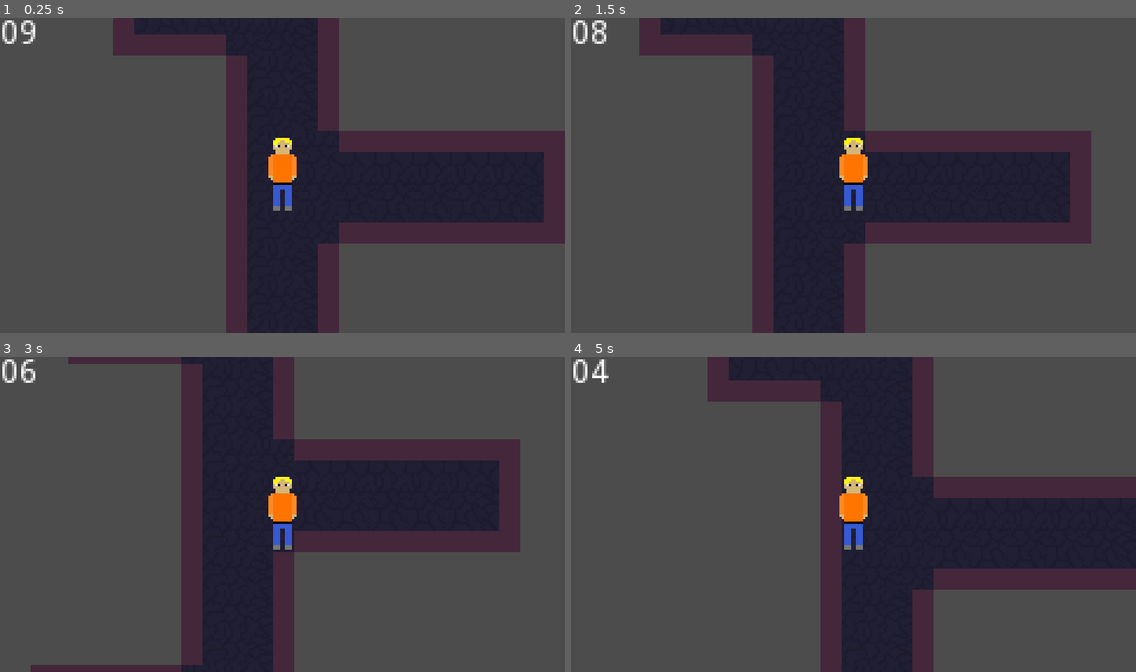
Above: before the commit, frames 1-4 (two rows, left to right).
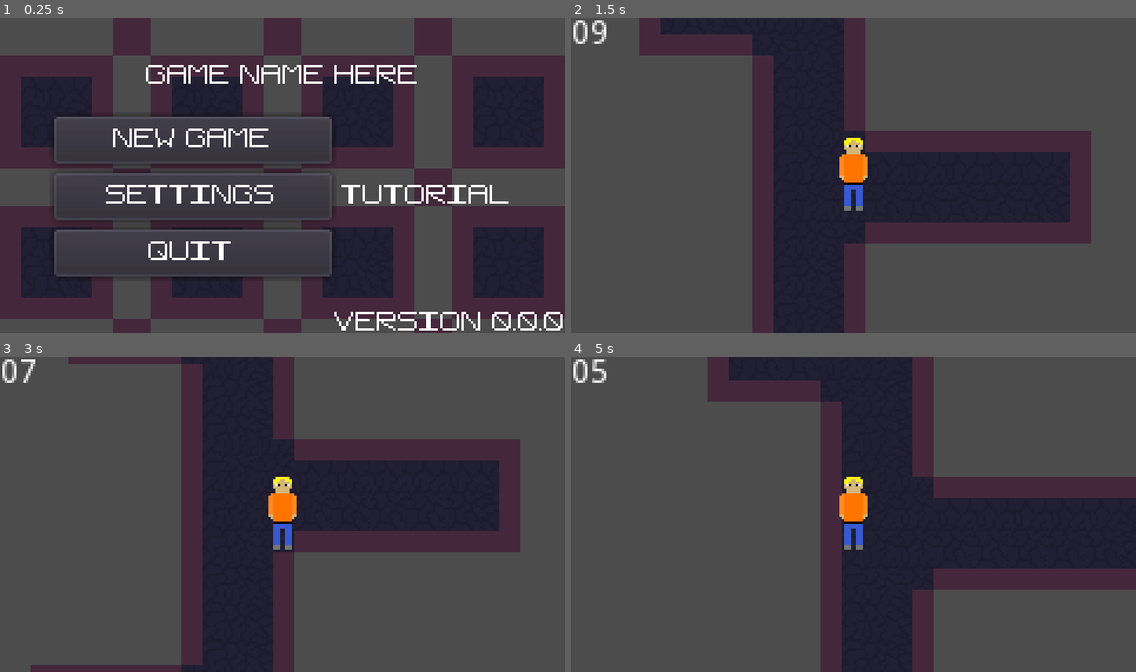
Above: after the commit, the same moments.

Repository: CMDR-Piboy314/Ludum-Dare-51
Game: Godot game, scene res://scn/UI/TitleScreen.tscn
Two runs of this game, one before a commit and one after it. Both use one fixed random seed, a clock stepped at 60 frames per second and the inputs below. Before the commit the project starts from res://scn/lvl/Level01.tscn.
Inputs (mouse positions are in pixels of both pictures, inside the frame that each line leads up to):
- Up to frame 1 (0.25 s): no input
- Up to frame 2 (1.5 s): click (763, 137) at 0.5 s, where only the run after the commit has a clickable "New Game"; tap Enter at 1.25 s; hold D (move_right) from 1.28 s (still down)
- Up to frame 3 (3 s): release D (move_right) at 2.03 s; hold S (move_down) 2.03-2.78 s; hold D (move_right) from 2.78 s (still down)
- Up to frame 4 (5 s): tap Space at 3.5 s; release D (move_right) at 3.53 s; hold W (move_up) 3.53-4.28 s; tap Enter at 4.25 s; hold A (move_left) from 4.28 s (still down)

The runs differ from the first frame. In frame 1, 64% of the frame differs, in the area x 0-100%, y 0-100%; in frame 2, 0.1%; in frame 3, 0.1%; in frame 4, 0.2%.

Commit message:
Set Main Menu as start scene

Diff:
--- a/project.godot
+++ b/project.godot
@@ -11,7 +11,7 @@
 [application]
 
 config/name="Ludum Dare 51"
-run/main_scene="res://scn/lvl/Level01.tscn"
+run/main_scene="res://scn/UI/TitleScreen.tscn"
 config/icon="res://icon.png"
 
 [autoload]
